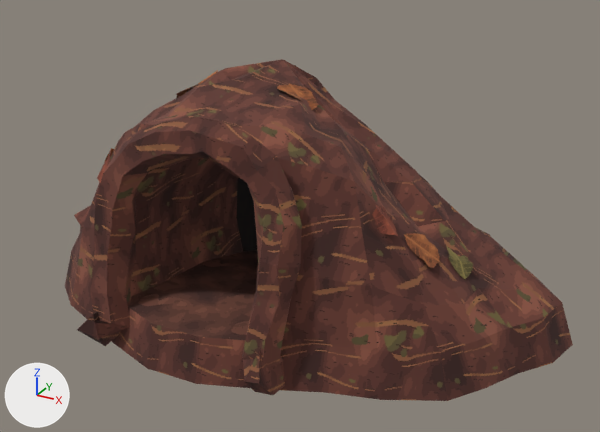
The FBX model output/anthill/models-v1/AN09-entrance-mound/SM_AN09_EntranceMound.fbx as it was, and as the next commit left it.
Before and after are seen from a 50 mm camera at (7.26, -12.8, 7.48) aimed at (0.32, -0.19, 1.18). Lighting does not change. The marker at lower left points along +X, +Y and +Z. The older version comes first. Where no turn or scale is listed for an object, it has been applied to the vertices.

Objects in the first picture: 'AN09a_Earth', 'AN09a_Floor', 'AN09a_Props'.
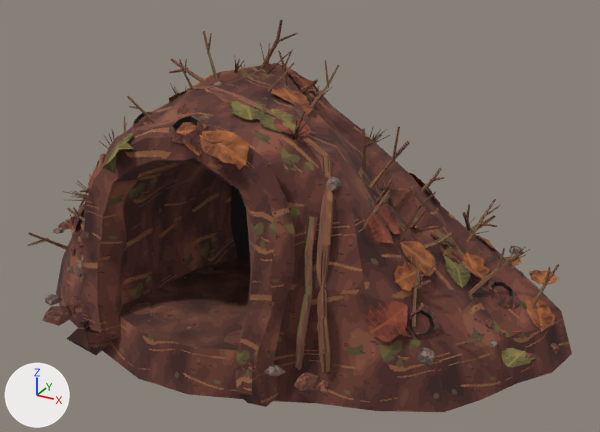
The change, as JSON lines over the scene's bpy script:
```json
{"op": "add", "block": "img_t_ant_root_png", "code": ["img_t_ant_root_png = load_image('T_Ant_Root.png', '../_kit/tex/T_Ant_Root.png', 256, 256, 'sRGB')"]}
{"op": "add", "block": "mat_m_ant_root", "code": ["mat_m_ant_root = principled_material('M_Ant_Root')", "mat_m_ant_root.texture = img_t_ant_root_png", "mat_m_ant_root.roughness = 1.0"]}
{"block": "me_an09a_floor", "where": "# used by ob_an09a_floor; location = (0.0, 0.0, 0.0)"}
{"op": "remove", "block": "me_an09a_floor", "code": "me_an09a_floor.from_pydata(...)  # 14 vertices, 5 faces; spans x -1.97..1.01, y -3.12..1.73, z -0.7..0.0"}
{"op": "add", "block": "me_an09a_floor", "code": "me_an09a_floor.from_pydata(...)  # 14 vertices, 5 faces; spans x -1.92..1.07, y -3.43..1.41, z -0.7..0.0"}
{"block": "me_an09a_floor", "change": "me_an09a_floor part 4: the whole mesh is moved by (0.06, -0.32, 0.0)"}
{"block": "me_an09a_props", "where": "# used by ob_an09a_props; location = (0.0, 0.0, 0.0)"}
{"op": "remove", "block": "me_an09a_props", "code": "me_an09a_props.from_pydata(...)  # 460 vertices, 417 faces; spans x -4.36..3.66, y -1.85..2.63, z -0.7..3.64"}
{"op": "add", "block": "me_an09a_props", "code": "me_an09a_props.from_pydata(...)  # 6645 vertices, 6464 faces; spans x -5.41..5.38, y -3.93..3.93, z -0.7..4.64"}
{"block": "me_an09a_props", "change": "me_an09a_props part 2: the loose piece of 20 vertices spanning x -1.67..1.02, y 0.66..1.75, z -0.7..2.31 is moved by (0.06, -0.32, 0.0)"}
{"block": "me_an09a_props", "change": "me_an09a_props part 3: 440 vertices removed from x -4.36..3.66, y -1.85..2.63, z 0.65..3.64; 6625 vertices added at x -5.41..5.38, y -3.93..3.93, z -0.7..4.64"}
{"block": "me_an09a_earth", "where": "# used by ob_an09a_earth; location = (0.0, 0.0, 0.0)"}
{"op": "remove", "block": "me_an09a_earth", "code": "me_an09a_earth.from_pydata(...)  # 513 vertices, 474 faces; spans x -5.35..5.35, y -3.54..3.54, z -0.8..3.75"}
{"op": "add", "block": "me_an09a_earth", "code": "me_an09a_earth.from_pydata(...)  # 513 vertices, 474 faces; spans x -5.3..5.41, y -3.86..3.23, z -0.8..3.75"}
{"block": "me_an09a_earth", "change": "me_an09a_earth part 1: the whole mesh is moved by (0.06, -0.32, 0.0)"}
{"op": "add", "block": "me_an09a_root", "code": ["me_an09a_root = bpy.data.meshes.new('AN09a_Root')", "me_an09a_root.from_pydata(...)  # 363 vertices, 306 faces; spans x -2.68..2.25, y -3.08..-0.65, z -0.23..3.63", "me_an09a_root.materials.append(mat_m_ant_root)  # picture img_t_ant_root_png"]}
{"op": "add", "block": "ob_an09a_root", "code": ["ob_an09a_root = bpy.data.objects.new('AN09a_Root', me_an09a_root)", "ob_an09a_root.location = (0.0, 0.0, 0.0)"]}
```

Boxes [x1, y1, x2, y2] around the edits, measured in the pictures (600 x 432 px; the box of a moved part takes in the faces that stretch with it):
```json
{"object": "AN09a_Earth", "change": "moved", "before": [65, 59, 573, 401], "after": [56, 63, 572, 412]}
{"object": "AN09a_Props", "change": "reshaped", "before": [97, 65, 473, 279], "after": [27, 20, 559, 391], "on screen": "41% wider, 73% taller"}
{"object": "AN09a_Floor", "change": "moved", "before": [129, 250, 258, 340], "after": [119, 256, 251, 350]}
{"object": "AN09a_Root", "change": "added", "after": [97, 86, 334, 373]}
{"part": 2, "of": "me_an09a_props", "change": "moved or reshaped", "before": [236, 178, 257, 251], "after": [231, 185, 250, 257]}
{"part": 3, "of": "me_an09a_props", "change": "built on", "before": [97, 65, 473, 279], "after": [27, 20, 559, 391]}
```
